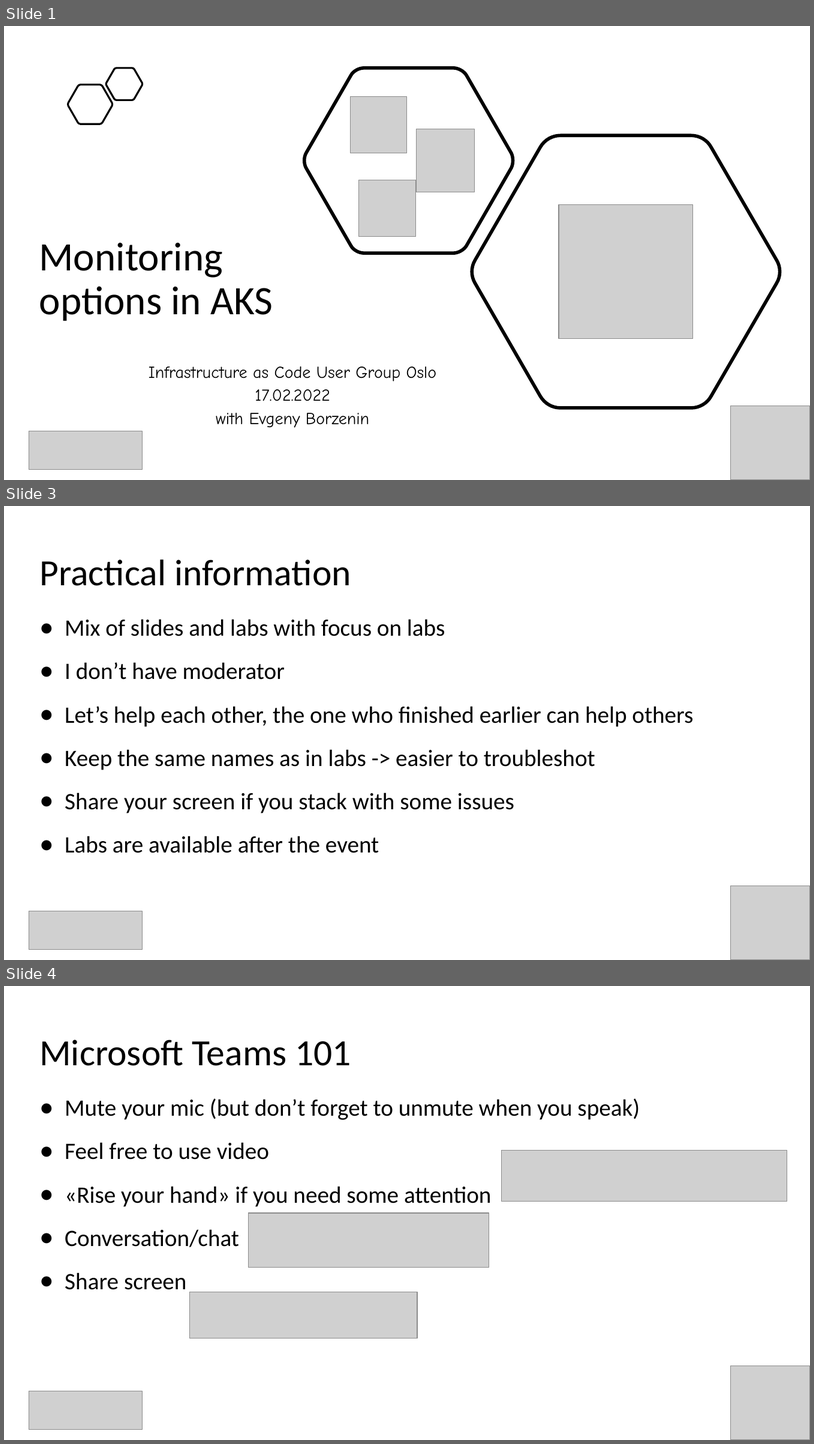
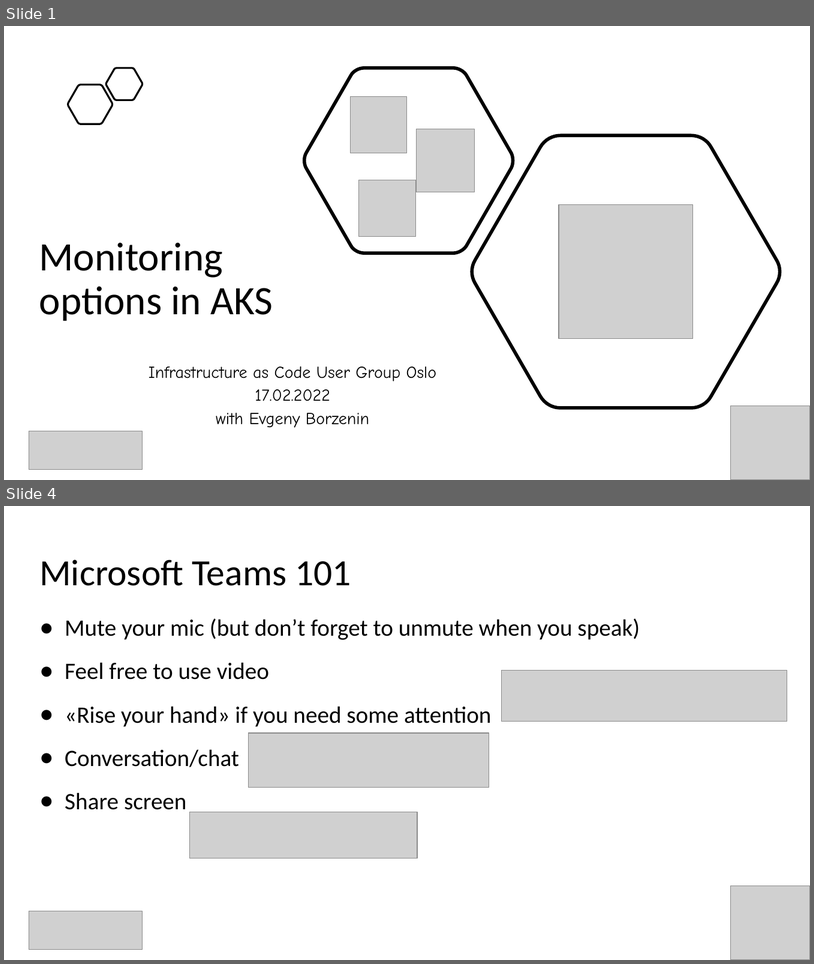
Before and after one commit to evgenyb/aks-workshops, a slide deck: 06-monitoring-options-in-aks/slides/monitoring-options-in-AKS.pptx. Shown one above the other, each under a label of ours: slides 1, 3 and 4 before the commit, slides 1 and 4 after it; the slides between them are not shown. The pictures are 814x1444 and 814x964 pixels, drawn with LibreOffice and Linux fonts; fonts in the diff are those of the drawing; grey boxes stand for pictures. Boxes give left, top, right and bottom in pixels: in the first picture for what was removed or moved away, otherwise in the second. Text is boxed around its words. In the diff, an @@ line names an element or a change of style, - is before the commit and + after.

```diff
--- a/06-monitoring-options-in-aks/slides/monitoring-options-in-AKS.pptx
+++ b/06-monitoring-options-in-aks/slides/monitoring-options-in-AKS.pptx
@@ slide 3 removed at [4, 506, 810, 960], background #FFFFFF @@
@@ title removed at [39, 559, 351, 586] @@
-Practical information
@@ text removed at [65, 619, 693, 853] @@
-● Mix of slides and labs with focus on labs
-● I don’t have moderator
-● Let’s help each other, the one who finished earlier can help others
-● Keep the same names as in labs -> easier to troubleshot
-● Share your screen if you stack with some issues
-● Labs are available after the event
@@ picture removed at [731, 885, 810, 960] @@
@@ picture removed at [29, 911, 143, 949] @@
```
Also in this commit, not shown: 1 slide changed, 19 slides added, 5 other files.
